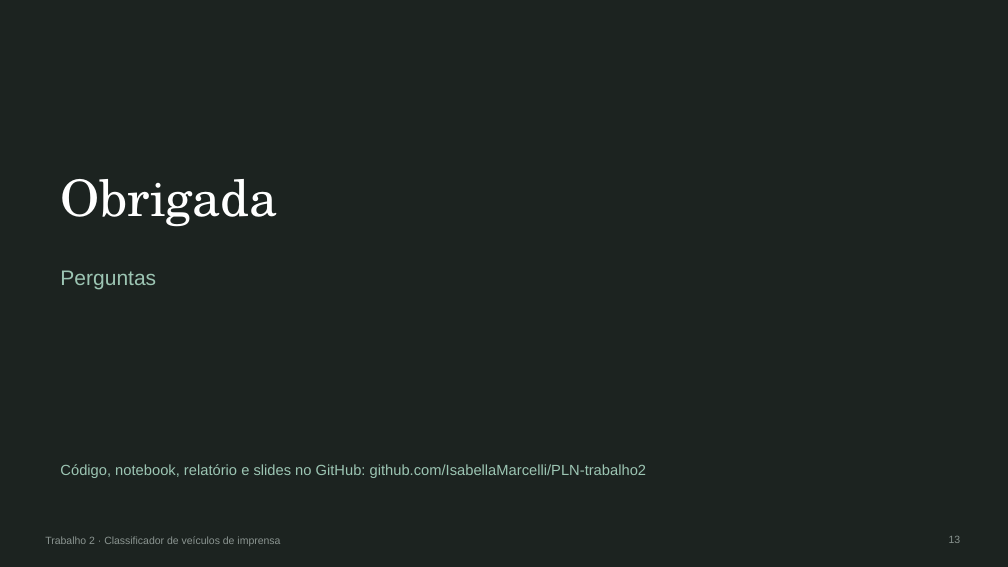
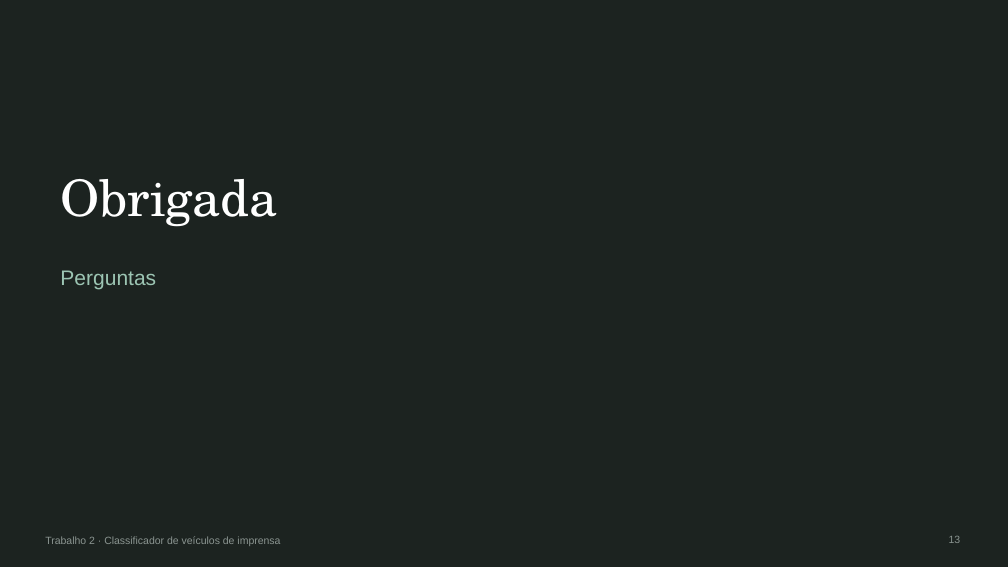
Before and after one commit to IsabellaMarcelli/PLN-trabalho2, a slide deck: slide 13 of docs/Slides_Trabalho2.pptx. Drawn at 1008x567 pixels with LibreOffice and Linux fonts; fonts in the diff are those of the drawing. Boxes give left, top, right and bottom in pixels: in the first picture for what was removed or moved away, otherwise in the second. Text is boxed around its words. In the diff, an @@ line names an element or a change of style, - is before the commit and + after.

```diff
--- a/docs/Slides_Trabalho2.pptx
+++ b/docs/Slides_Trabalho2.pptx
@@ text removed at (60,464,646,478) @@
-Código, notebook, relatório e slides no GitHub: github.com/IsabellaMarcelli/PLN-trabalho2
```
Also in this commit, not shown: 3 other slides changed.
